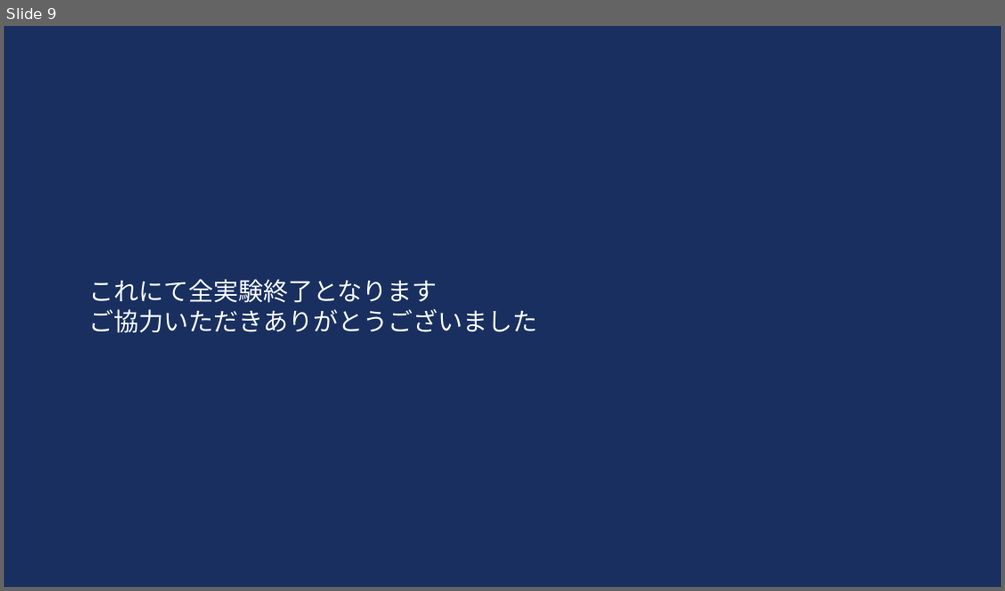
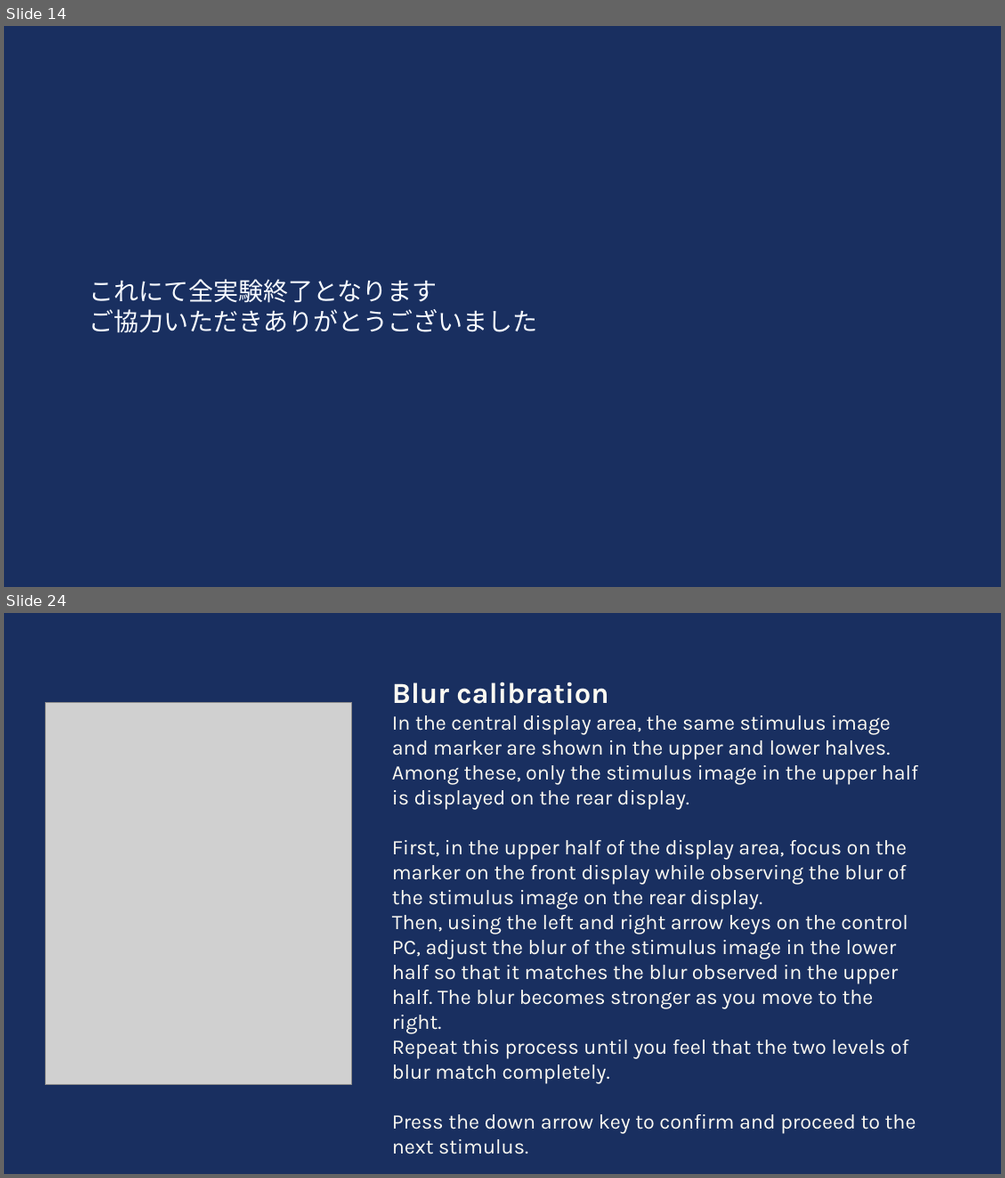
Before and after one commit to HAMADAKAZUKI2423/lab, a slide deck: tex/ethicsreview/ethics_review_visibility/別紙2評価実験説明.pptx. Shown one above the other, each under a label of ours: slide 9 before the commit, slides 14 and 24 after it; the slides between them are not shown. The pictures are 1005x591 and 1005x1178 pixels, drawn with LibreOffice and Linux fonts; fonts in the diff are those of the drawing; grey boxes stand for pictures. Boxes give left, top, right and bottom in pixels: in the first picture for what was removed or moved away, otherwise in the second. Text is boxed around its words. In the diff, an @@ line names an element or a change of style, - is before the commit and + after.

```diff
--- a/tex/ethicsreview/ethics_review_visibility/別紙2評価実験説明.pptx
+++ b/tex/ethicsreview/ethics_review_visibility/別紙2評価実験説明.pptx
@@ slide 24 added at bbox=[4, 613, 1001, 1174], background #192F60 @@
@@ text added at bbox=[392, 682, 918, 1154], 20 pt, text #FCFAF2 @@
+Blur calibration
+In the central display area, the same stimulus image and marker are shown in the upper and lower halves. Among these, only the stimulus image in the upper half is displayed on the rear display.
+First, in the upper half of the display area, focus on the marker on the front display while observing the blur of the stimulus image on the rear display.
+Then, using the left and right arrow keys on the control PC, adjust the blur of the stimulus image in the lower half so that it matches the blur observed in the upper half. The blur becomes stronger as you move to the right.
+Repeat this process until you feel that the two levels of blur match completely.
+Press the down arrow key to confirm and proceed to the next stimulus.
@@ picture added at bbox=[45, 702, 351, 1085] @@
@@ what was slide 9 is now slide 14 @@
```
Also in this commit, not shown: 5 slides changed, 16 other slides added.
